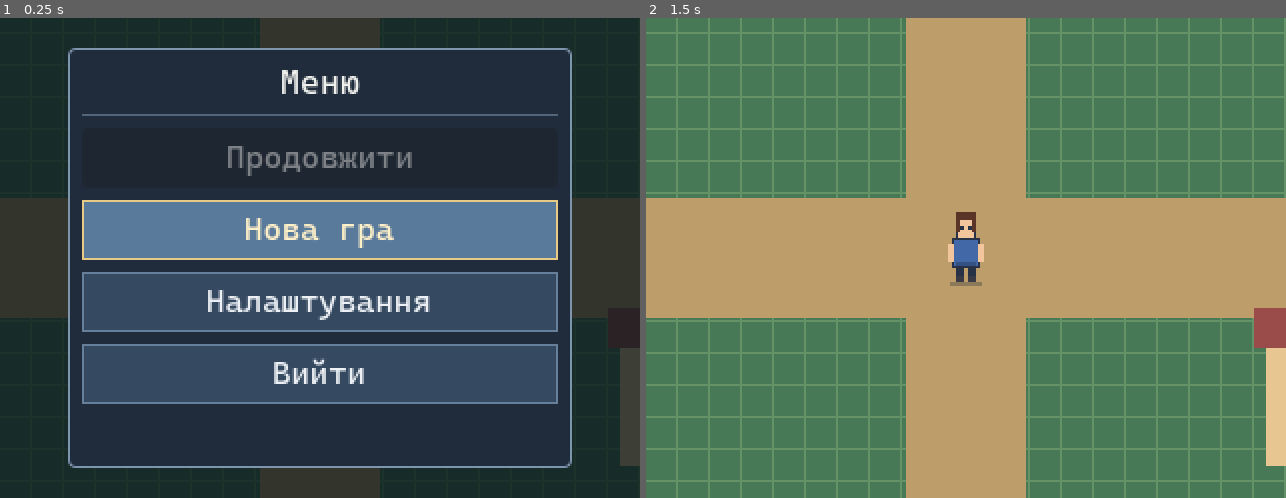
Above: before the commit, frames 1-2 (left to right).
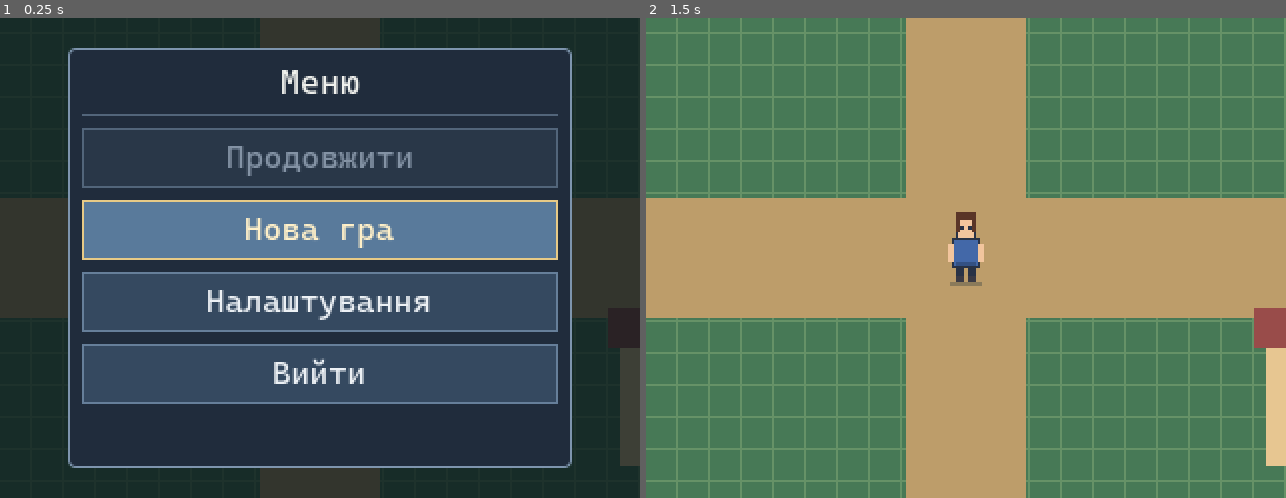
Above: after the commit, the same moments.

Repository: PylSerg/skyval-godot
Game: Godot game, scene res://prototype/camera_test.tscn
Same seed, same stepped clock (60 frames per second), same inputs: the game is played once before the commit and once after it.
Inputs (mouse positions are in pixels of both pictures, inside the frame that each line leads up to):
- Up to frame 1 (0.25 s): no input
- Up to frame 2 (1.5 s): click "Нова гра" at 0.5 s; tap Enter at 1.25 s; move the mouse to (1106, 234) at 1.27 s; click (1106, 234) at 1.42 s

The runs differ from the first frame. In frame 1, 1.3% of the frame differs, in the area x 12-88%, y 22-36%; in frame 2, nothing differs.

Commit message:
Grey out Continue until a save is available

Diff:
--- a/ui/game_menu.gd
+++ b/ui/game_menu.gd
@@ -465,14 +465,17 @@
 
 func _update_highlight() -> void:
     for index in range(_menu_buttons.size()):
-        var selected: bool = index == _selected_option
         var button: Button = _menu_buttons[index]
+        var unavailable: bool = button.disabled
+        var selected: bool = index == _selected_option and not unavailable
         var style := StyleBoxFlat.new()
-        style.bg_color = Color("#597a9b") if selected else Color("#354960")
-        style.border_color = Color("#e7ca86") if selected else Color("#667f9a")
+        style.bg_color = Color("#293748") if unavailable else (Color("#597a9b") if selected else Color("#354960"))
+        style.border_color = Color("#52657a") if unavailable else (Color("#e7ca86") if selected else Color("#667f9a"))
         style.set_border_width_all(1)
         style.set_content_margin_all(3)
         button.add_theme_stylebox_override("normal", style)
+        button.add_theme_stylebox_override("disabled", style)
+        button.add_theme_color_override("font_disabled_color", Color("#8493a5"))
         var hover := style.duplicate() as StyleBoxFlat
         hover.bg_color = Color("#6a8cac") if selected else Color("#4c6986")
         button.add_theme_stylebox_override("hover", hover)
